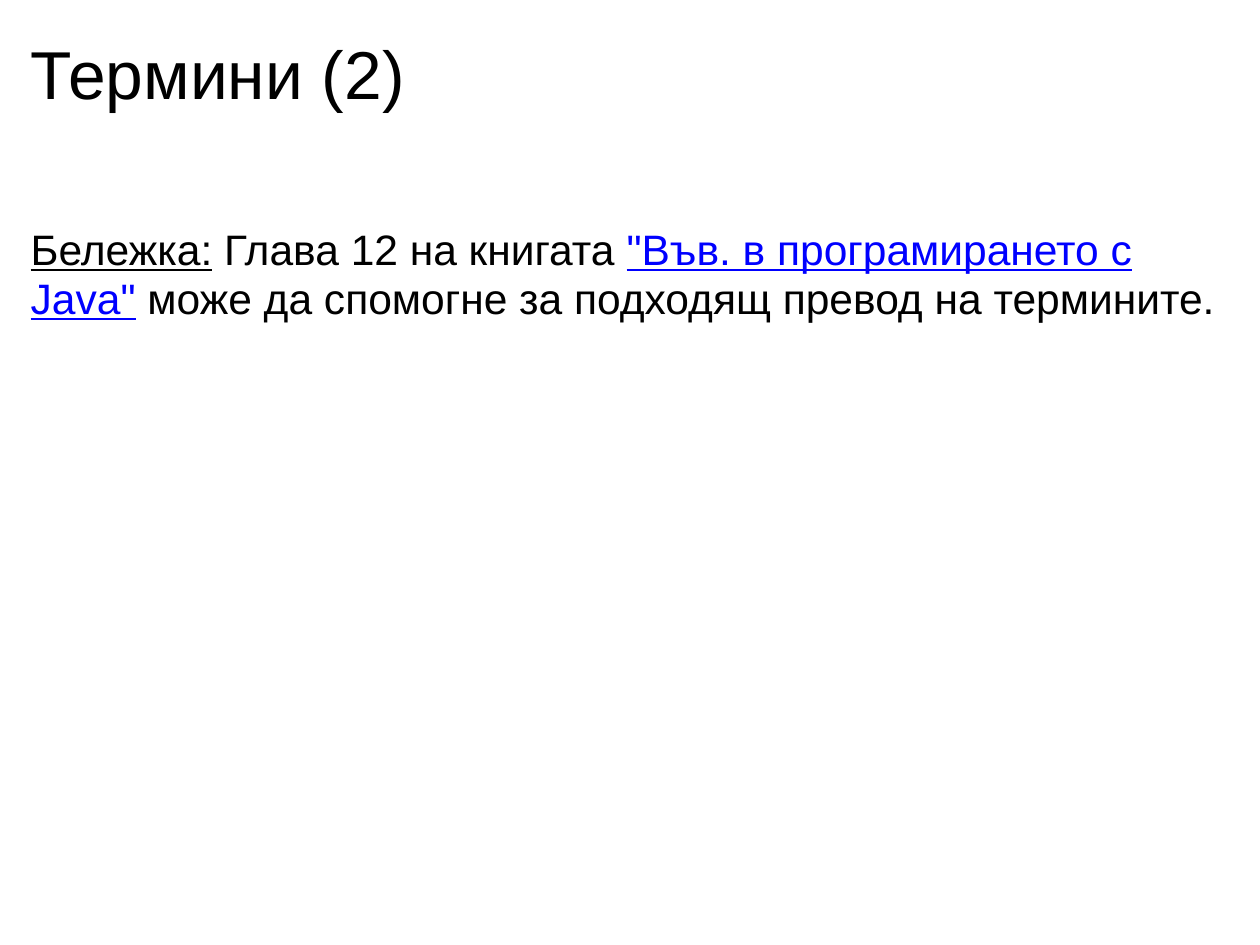
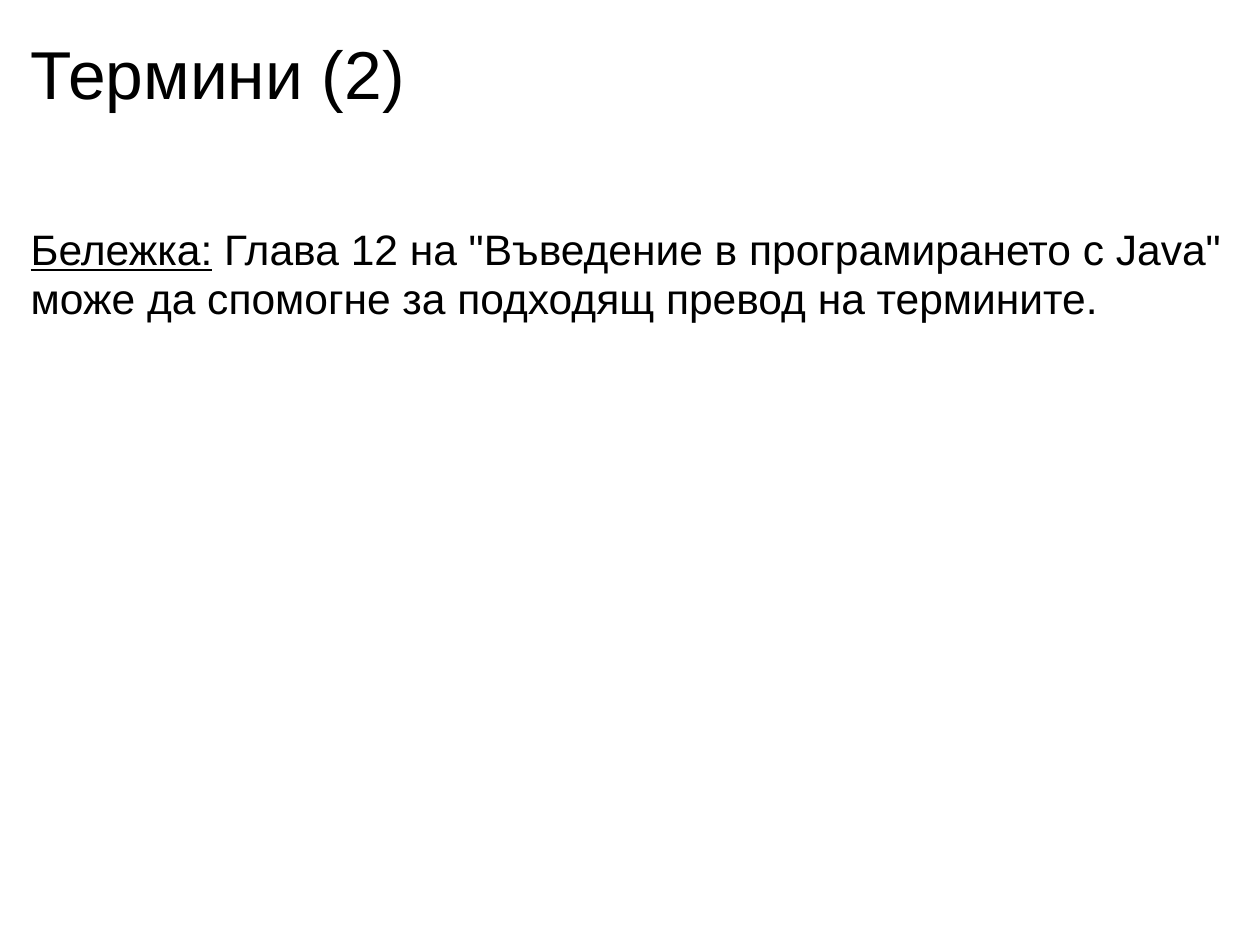
Before and after one commit to nikolaiweselinow/design-patterns-book, a slide deck: slide 3 of resources/Chapter-18-Chain-of-Responsibility/Chapter-18-Chain-of-Responsibility.ppt. Drawn at 1260x945 pixels with LibreOffice and Linux fonts; fonts in the diff are those of the drawing. Boxes give left, top, right and bottom in pixels: in the first picture for what was removed or moved away, otherwise in the second. Text is boxed around its words. In the diff, an @@ line names an element or a change of style, - is before the commit and + after.

```diff
--- a/resources/Chapter-18-Chain-of-Responsibility/Chapter-18-Chain-of-Responsibility.ppt
+++ b/resources/Chapter-18-Chain-of-Responsibility/Chapter-18-Chain-of-Responsibility.ppt
@@ text at (x1=31, y1=235, x2=1221, y2=322): text changed @@
-Бележка: Глава 12 на книгата "Във. в програмирането с Java" може да спомогне за подходящ превод на термините.
+Бележка: Глава 12 на "Въведение в програмирането с Java" може да спомогне за подходящ превод на термините.
```
Also in this commit, not shown: 4 other slides changed, 1 other file.
